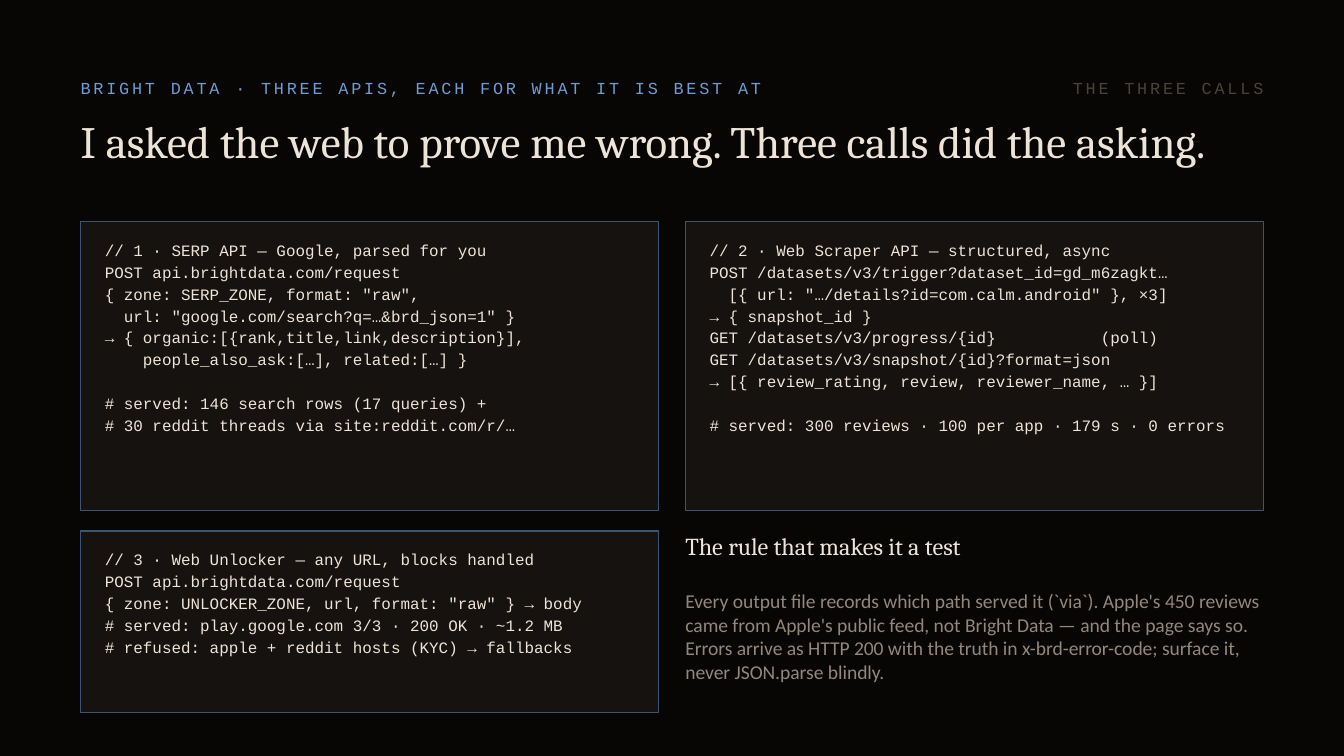
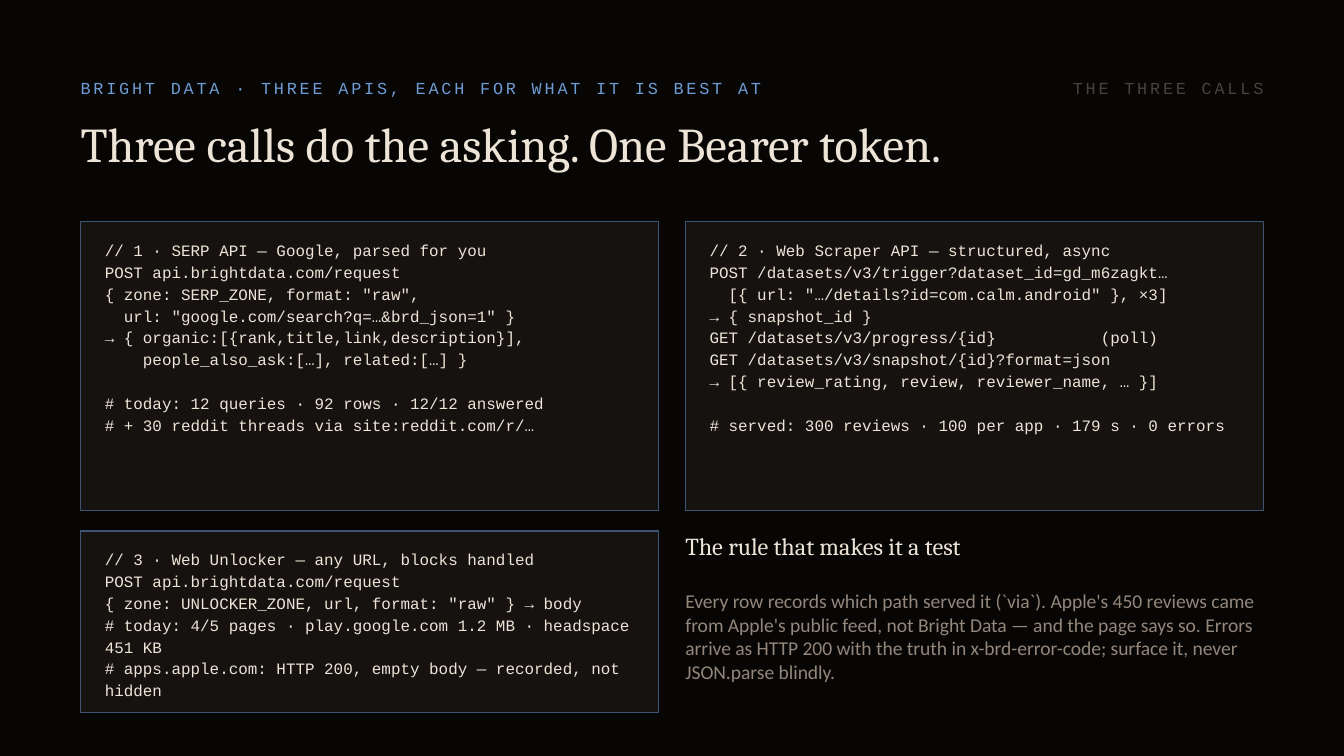
Before and after one commit to kewinzaq1/first-breath, a slide deck: slide 3 of docs/first-breath-how-it-works.pptx. Drawn at 1344x756 pixels with LibreOffice and Linux fonts; fonts in the diff are those of the drawing. Boxes give left, top, right and bottom in pixels: in the first picture for what was removed or moved away, otherwise in the second. Text is boxed around its words. In the diff, an @@ line names an element or a change of style, - is before the commit and + after.

```diff
--- a/docs/first-breath-how-it-works.pptx
+++ b/docs/first-breath-how-it-works.pptx
@@ text at (81,128,941,173): text changed; size 24 to 26 pt @@
-I asked the web to prove me wrong. Three calls did the asking.
+Three calls do the asking. One Bearer token.
@@ text at (124,397,543,431): text changed @@
-# served: 146 search rows (17 queries) +
-# 30 reddit threads via site:reddit.com/r/…
+# today: 12 queries · 92 rows · 12/12 answered
+# + 30 reddit threads via site:reddit.com/r/…
@@ text at (685,594,1254,682): text changed @@
-Every output file records which path served it (`via`). Apple's 450 reviews came from Apple's public feed, not Bright Data — and the page says so. Errors arrive as HTTP 200 with the truth in x-brd-error-code; surface it, never JSON.parse blindly.
+Every row records which path served it (`via`). Apple's 450 reviews came from Apple's public feed, not Bright Data — and the page says so. Errors arrive as HTTP 200 with the truth in x-brd-error-code; surface it, never JSON.parse blindly.
@@ text at (105,619,630,696): text changed @@
-# served: play.google.com 3/3 · 200 OK · ~1.2 MB
-# refused: apple + reddit hosts (KYC) → fallbacks
+# today: 4/5 pages · play.google.com 1.2 MB · headspace 451 KB
+# apps.apple.com: HTTP 200, empty body — recorded, not hidden
```
Also in this commit, not shown: 5 other slides changed, 4 slides added, 4 slides removed, 19 other files.
